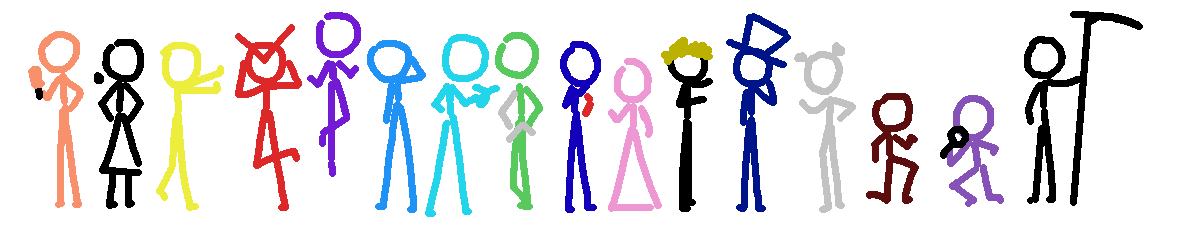
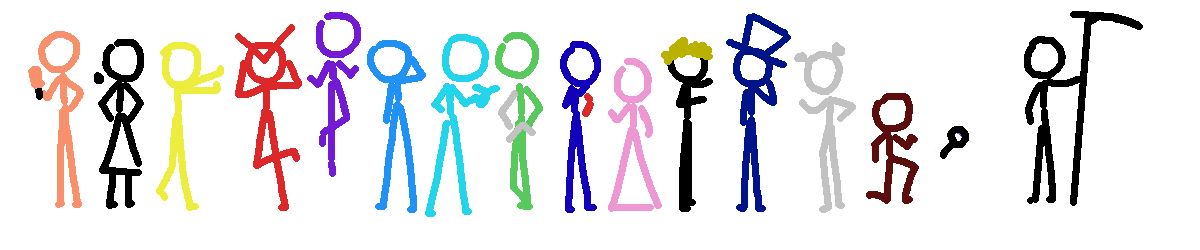
Layers edited between the first and the second w=1200, h=250 image:
painted on "shanmei #1" over [946, 95, 1004, 207]
